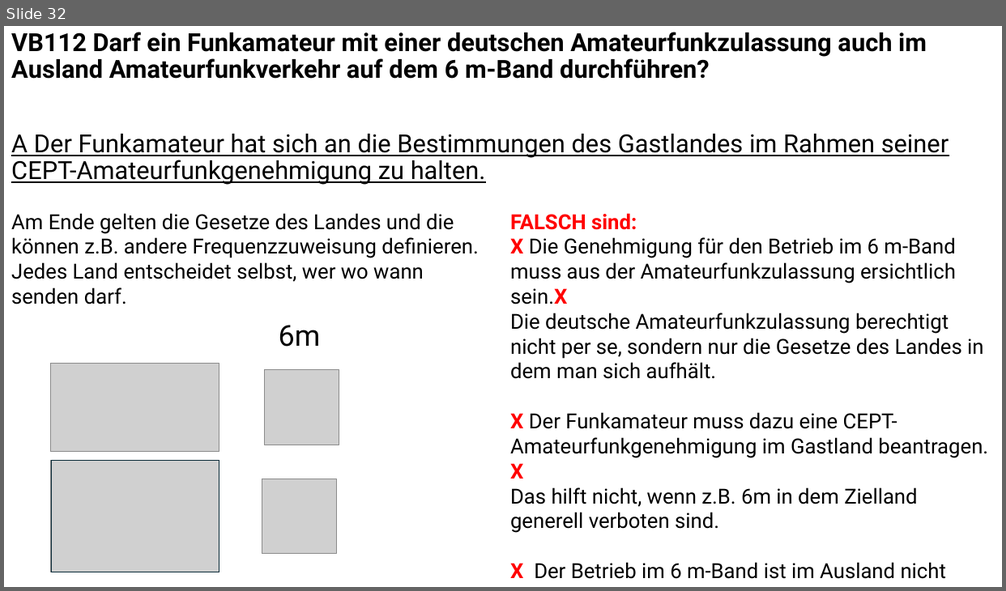
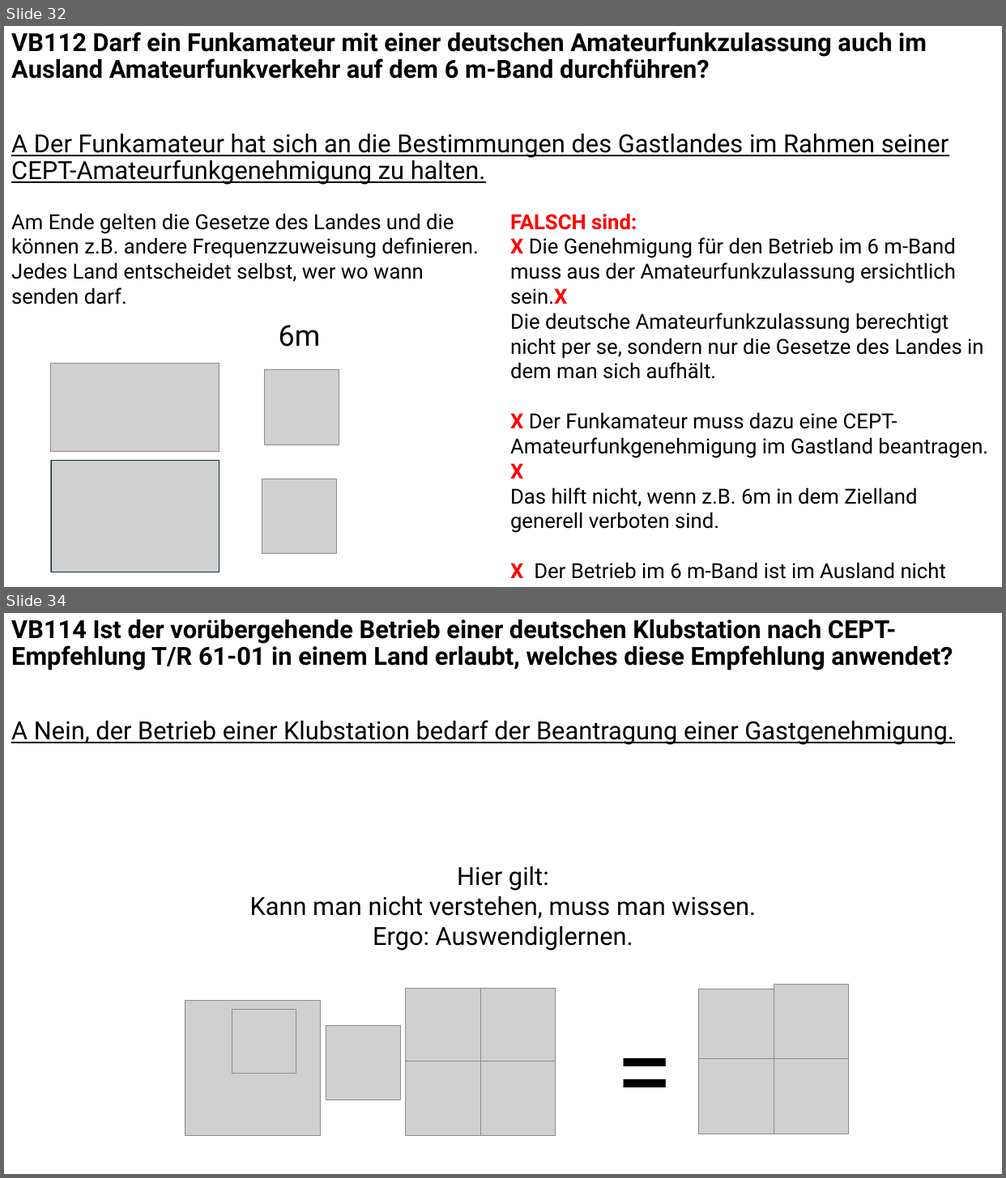
Before and after one commit to Nothinel/Lichtblicke_Amateurfunk, a slide deck: Kenntnisse_von_Vorschriften/Lichtblicke_Kenntnisse_von_Vorschriften.pptx. Shown one above the other, each under a label of ours: slide 32 before the commit, slides 32 and 34 after it; the slides between them are not shown. The pictures are 1006x591 and 1006x1178 pixels, drawn with LibreOffice and Linux fonts; fonts in the diff are those of the drawing; grey boxes stand for pictures. Boxes give left, top, right and bottom in pixels: in the first picture for what was removed or moved away, otherwise in the second. Text is boxed around its words. In the diff, an @@ line names an element or a change of style, - is before the commit and + after.

```diff
--- a/Kenntnisse_von_Vorschriften/Lichtblicke_Kenntnisse_von_Vorschriften.pptx
+++ b/Kenntnisse_von_Vorschriften/Lichtblicke_Kenntnisse_von_Vorschriften.pptx
@@ slide 34 added at bbox=[4, 613, 1002, 1174], background #FFFFFF @@
@@ text added at bbox=[11, 619, 954, 745], 24 pt, text #000000, bold @@
+VB114 Ist der vorübergehende Betrieb einer deutschen Klubstation nach CEPT-Empfehlung T/R 61-01 in einem Land erlaubt, welches diese Empfehlung anwendet?
+A Nein, der Betrieb einer Klubstation bedarf der Beantragung einer Gastgenehmigung.
@@ text added at bbox=[250, 867, 756, 951], 24 pt, text #000000 @@
+Hier gilt:
+Kann man nicht verstehen, muss man wissen.
+Ergo: Auswendiglernen.
@@ group added at bbox=[185, 984, 849, 1136]: 11 pictures, 1 text @@
+=
```
Also in this commit, not shown: 8 other slides added, 2 other files.
